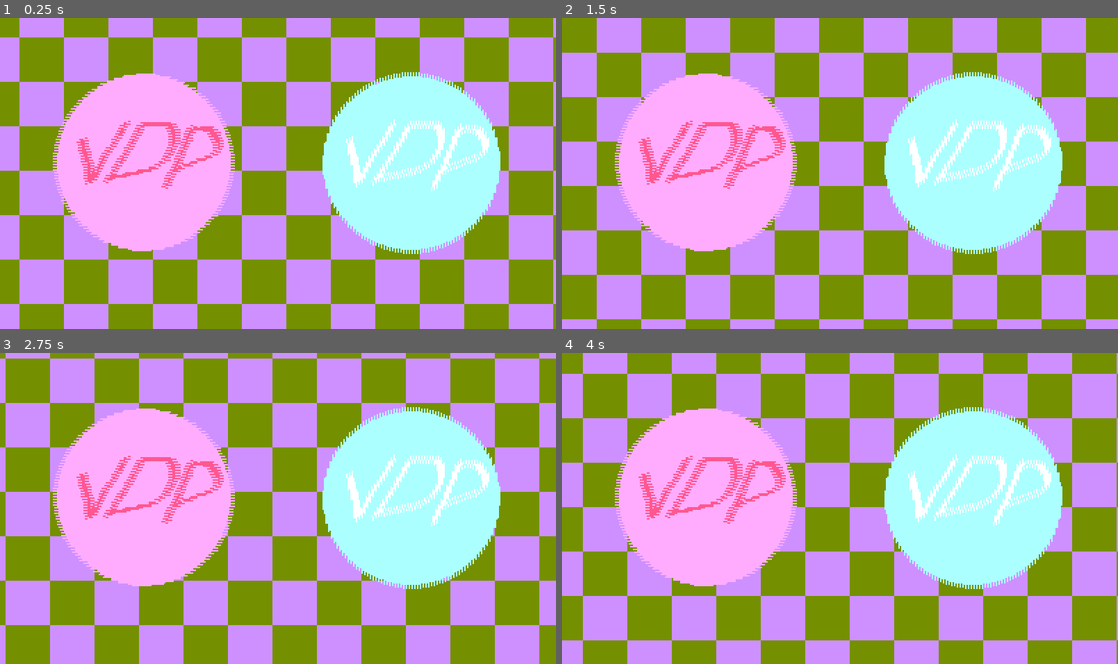
Above: before the commit, frames 1-4 (two rows, left to right).
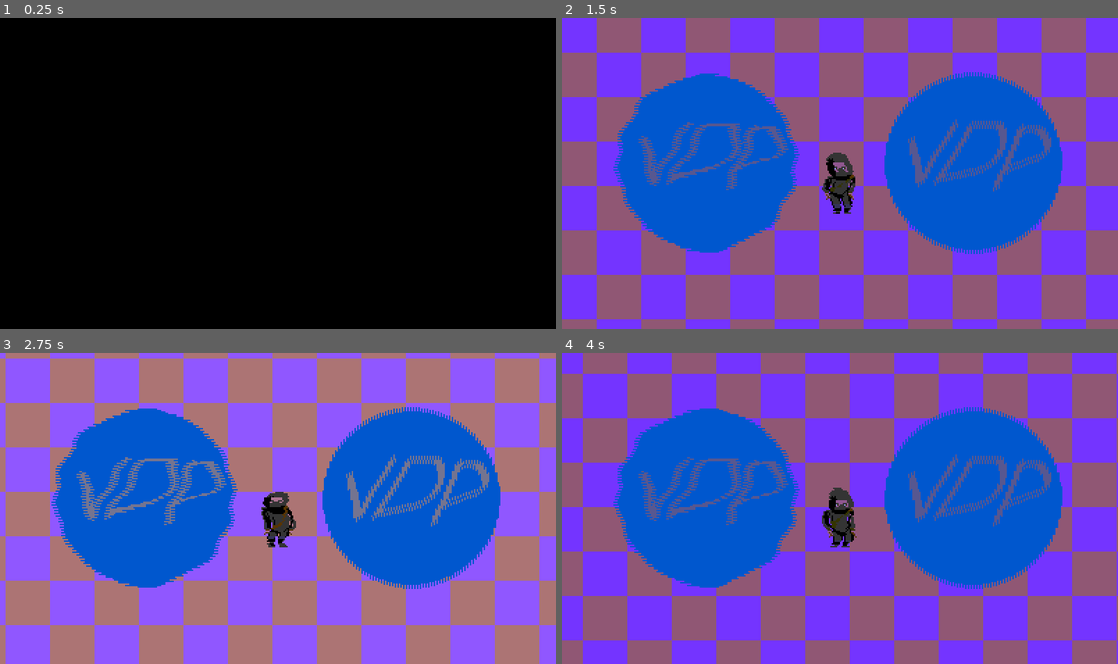
Above: after the commit, the same moments.

Repository: cybersurgeon-dev/genesis
Game: Godot game, scene res://SYSTEM/CORE.tscn
Same seed, same stepped clock (60 frames per second), same inputs: the game is played once before the commit and once after it.
Inputs:
- Up to frame 1 (0.25 s): no input
- Up to frame 2 (1.5 s): hold Right (P1_DPAD_RIGHT, bound only after the commit) 0.53-1.28 s; hold Left (P1_DPAD_LEFT, bound only after the commit) from 1.28 s (still down)
- Up to frame 3 (2.75 s): release Left (P1_DPAD_LEFT, bound only after the commit) at 2.03 s; hold Right (P1_DPAD_RIGHT, bound only after the commit) from 2.03 s (still down)
- Up to frame 4 (4 s): release Right (P1_DPAD_RIGHT, bound only after the commit) at 3.53 s; hold Left (P1_DPAD_LEFT, bound only after the commit) from 3.53 s (still down)

The runs differ from the first frame. In frame 1, 100% of the frame differs, in the area x 0-100%, y 0-100%; in frame 2, 100%; in frame 3, 100%; in frame 4, 100%.

Commit message:
:star: feat: add Sine Wave effect to VDPFX :star: feat: add SonicFade effect to VDP :star: feat: add fullscreen mode switch (Alt+Enter) :star: feat: add option to disable hardware colors and SonicFade :star: feat: add Player1 keyboard binds :racehorse: perf: optimize VDP palette updating :bug: fix: fix VDP round_color function :lollipop: example: add ninja sprite for VDP testing :lollipop: example: add some VDP_TESTING code :wrench: config: switch to Compatibility (OpenGL) Mode

Diff:
--- a/SCENES/VDP_TESTING/CHECKERBOARD_BG.tscn
+++ b/SCENES/VDP_TESTING/CHECKERBOARD_BG.tscn
@@ -1,8 +1,10 @@
-[gd_scene load_steps=6 format=4 uid="uid://br8c3cmbd3il1"]
+[gd_scene load_steps=8 format=4 uid="uid://br8c3cmbd3il1"]
 
 [ext_resource type="Texture2D" uid="uid://da71jglp6y60e" path="res://SCENES/VDP_TESTING/CHECKERBOARD.bmp" id="1_4tlcm"]
+[ext_resource type="Script" uid="uid://24usf2lhvnd8" path="res://SCENES/VDP_TESTING/checkerboard_bg.gd" id="1_s3b2w"]
 [ext_resource type="Script" uid="uid://d27li18xfp152" path="res://SYSTEM/COMPONENTS/VDP/VDP_OBJECT.gd" id="2_m2p2c"]
 [ext_resource type="Texture2D" uid="uid://d4jq73jhahcqr" path="res://SCENES/VDP_TESTING/CIRCLE.bmp" id="3_1ovr6"]
+[ext_resource type="Texture2D" uid="uid://c4b0dq2ih021x" path="res://SCENES/VDP_TESTING/ninja.png" id="4_e3u0y"]
 
 [sub_resource type="TileSetAtlasSource" id="TileSetAtlasSource_ammmc"]
 texture = ExtResource("1_4tlcm")
@@ -15,6 +17,7 @@
 sources/0 = SubResource("TileSetAtlasSource_ammmc")
 
 [node name="CheckerboardBg" type="Node2D"]
+script = ExtResource("1_s3b2w")
 
 [node name="BG_PARALLAX" type="Parallax2D" parent="."]
 repeat_size = Vector2(448, 256)
@@ -36,8 +39,10 @@
 
 [node name="VDPObject" type="Node2D" parent="Circle"]
 script = ExtResource("2_m2p2c")
-palette = 2
+palette = 1
 offset_power = Vector2i(3, 0)
+wave_coeff = 0.01
+wave_amplitude = 4.0
 metadata/_custom_type_script = "uid://d27li18xfp152"
 
 [node name="Circle2" type="Sprite2D" parent="."]
@@ -49,3 +54,14 @@
 palette = 1
 offset_power = Vector2i(0, 3)
 metadata/_custom_type_script = "uid://d27li18xfp152"
+
+[node name="Character" type="Sprite2D" parent="."]
+position = Vector2(201, 114)
+texture = ExtResource("4_e3u0y")
+
+[node name="VDPObject" type="Node2D" parent="Character"]
+script = ExtResource("2_m2p2c")
+palette = 2
+wave_coeff = 0.025
+wave_amplitude = 4.0
+metadata/_custom_type_script = "uid://d27li18xfp152"
--- /dev/null
+++ b/SCENES/VDP_TESTING/checkerboard_bg.gd
@@ -0,0 +1,14 @@
+extends Node2D
+
+
+# Called when the node enters the scene tree for the first time.
+func _ready() -> void:
+	pass # Replace with function body.
+
+
+# Called every frame. 'delta' is the elapsed time since the previous frame.
+func _process(delta: float) -> void:
+	$Circle/VDPObject.wave_offset += delta*5
+	$Circle/VDPObject.update_offset()
+	$Character/VDPObject.wave_offset += delta*3
+	$Character/VDPObject.update_offset()
--- a/SYSTEM/COMPONENTS/CORE.gd
+++ b/SYSTEM/COMPONENTS/CORE.gd
@@ -3,3 +3,39 @@
 func _ready():
 	VDP.SET_MODE(50,28)
 	get_tree().change_scene_to_file("res://SCENES/VDP_TESTING/CHECKERBOARD_BG.tscn")
+	VDP.CRAM[2][1] = VDP.round_color(Color('2c1c20'))
+	VDP.CRAM[2][2] = VDP.round_color(Color('100e10'))
+	VDP.CRAM[2][3] = VDP.round_color(Color("b26e42ff"))
+	VDP.CRAM[2][4] = VDP.round_color(Color('412828'))
+	VDP.CRAM[2][5] = VDP.round_color(Color('ffffff'))
+	VDP.CRAM[2][6] = VDP.round_color(Color('b74b21'))
+	VDP.CRAM[2][7] = VDP.round_color(Color('f98d52'))
+	VDP.CRAM[2][8] = VDP.round_color(Color('696682'))
+
+	VDP.CRAM[2][1] = VDP.round_color(Color("2c1c20"))
+	VDP.CRAM[2][2] = VDP.round_color(Color("0e0b12ff"))
+	VDP.CRAM[2][3] = VDP.round_color(Color("fcb490"))
+	VDP.CRAM[2][4] = VDP.round_color(Color('412828'))
+	VDP.CRAM[2][5] = VDP.round_color(Color('ffffff'))
+	VDP.CRAM[2][6] = VDP.round_color(Color("742c10ff"))
+	VDP.CRAM[2][7] = VDP.round_color(Color("8e400bff"))
+	VDP.CRAM[2][8] = VDP.round_color(Color("464646ff"))
+	VDP.update_palette()
+
+func _process(delta: float) -> void:
+	if Input.is_action_pressed("P1_DPAD_RIGHT"):
+		VDP.fade_value += delta
+		VDP.fade_value = clamp(VDP.fade_value,0,1)
+		VDP.update_palette()
+	if Input.is_action_pressed("P1_DPAD_LEFT"):
+		VDP.fade_value -= delta
+		VDP.fade_value = clamp(VDP.fade_value,0,1)
+		VDP.update_palette()
+
+
+func _input(_event):
+	if Input.is_action_just_pressed("TOGGLE_FULLSCREEN"):
+		if DisplayServer.window_get_mode() == DisplayServer.WINDOW_MODE_WINDOWED or DisplayServer.window_get_mode() == DisplayServer.WINDOW_MODE_MAXIMIZED:
+			DisplayServer.window_set_mode(DisplayServer.WINDOW_MODE_FULLSCREEN)
+		elif DisplayServer.window_get_mode() == DisplayServer.WINDOW_MODE_FULLSCREEN:
+			DisplayServer.window_set_mode(DisplayServer.WINDOW_MODE_WINDOWED)
--- a/SYSTEM/COMPONENTS/VDP/VDP.gd
+++ b/SYSTEM/COMPONENTS/VDP/VDP.gd
@@ -5,27 +5,32 @@
 const palette_size = 16
 const palette_count = 4
 const color_ramp = [0,52,87,116,144,172,206,255]
-
+var fade_value:float = 0
+var fade_blue:bool = true
+var hardware_colors = true
 var CRAM = []
 var PALETTES = []
 
-func _init() -> void:
+func _ready() -> void:
 	generate_palette()
 	var clear_color = CRAM[0][0]
 	clear_color.a = 1 # CLEAR COLOR IS NOT TRANSPARENT
 	RenderingServer.set_default_clear_color(clear_color)
 	update_palette()
 
-func round_color(color: Color): # PICKING THE CLOSEST COLOR TO THE VDP'S COLORS
-	for channel in 3:
-		var closest_color = color_ramp[0]
-		for i in color_ramp:
-			if abs(color[channel]*255 - closest_color) > abs(color[channel]*255 - i):
-				closest_color = i/255.0
-		color[channel] = closest_color
+func round_color(color: Color):
+	if hardware_colors == true: # PICKING THE CLOSEST COLOR TO THE VDP'S COLORS
+		for channel in 3:
+			var closest_color:float = color_ramp[0]/255.0 # FIXED COLOR RAMP ALGORITHM
+			for i in color_ramp:
+				if abs(color[channel]*255 - closest_color*255) > abs(color[channel]*255 - i):
+					closest_color = i/255.0
+			color[channel] = closest_color
 	return color
 
 func generate_palette():
+	CRAM = []
+	PALETTES = []
 	# REGISTER PALETTES IN CRAM
 	for palette in palette_count:
 		CRAM.append([])
@@ -40,9 +45,15 @@
 
 func update_palette():
 	for palette in len(CRAM):
+		var material:ShaderMaterial = PALETTES[palette]
 		for color in len(CRAM[palette]):
-			var material:ShaderMaterial = PALETTES[palette]
-			material.set_shader_parameter("C"+str(color),CRAM[palette][color]) # SYNC GODOT MATERIAL WITH CRAM
+			var color_value = CRAM[palette][color]
+			if fade_blue:
+				material.set_shader_parameter("C"+str(color),round_color(Color(color_value.r*min(1,fade_value), color_value.g*fade_value, color_value.b*min(1,fade_value*4)))) # SYNC GODOT MATERIAL WITH CRAM + SONICFADE
+			else:
+				material.set_shader_parameter("C"+str(color),round_color(Color(color_value.r*min(1,fade_value), color_value.g*min(1,fade_value), color_value.b*min(1,fade_value)))) # SYNC GODOT MATERIAL WITH CRAM + NORMALFADE
+		material.set_shader_parameter("C0",Color(0,0,0,0))
+		get_tree().call_group("VDP_PALETTE_"+str(palette),"update_shader")
 
 func SET_MODE(H,V):
 	var resolution = Vector2(tile_size * H, tile_size * V) # SETTING THE HXX RESOLUTION (ex. H40)
--- a/SYSTEM/COMPONENTS/VDP/VDP_OBJECT.gd
+++ b/SYSTEM/COMPONENTS/VDP/VDP_OBJECT.gd
@@ -3,8 +3,22 @@
 
 @export var palette:int
 @export var offset_power:Vector2i
+@export var wave_coeff:float = 0
+@export var wave_amplitude:float = 1
+@export var wave_offset:float = 0
+var mat:ShaderMaterial
 
-func _process(_delta: float) -> void: #VDPFX WITH GLOBAL CRAM
-	var mat:ShaderMaterial = VDP.PALETTES[palette].duplicate()
+func _ready() -> void:
+	add_to_group("VDP_PALETTE_"+str(palette))
+	update_shader()
+
+func update_shader() -> void: #VDPFX WITH GLOBAL CRAM
+	mat = VDP.PALETTES[palette].duplicate()
+	update_offset()
+	get_parent().material = mat
+
+func update_offset():
 	mat.set_shader_parameter('offset_power', offset_power)
-	get_parent().material = mat
+	mat.set_shader_parameter('wave_coeff', wave_coeff)
+	mat.set_shader_parameter('wave_amplitude', wave_amplitude)
+	mat.set_shader_parameter('wave_offset', wave_offset)
--- a/SYSTEM/COMPONENTS/VDP/VDP_OBJECT.gdshader
+++ b/SYSTEM/COMPONENTS/VDP/VDP_OBJECT.gdshader
@@ -18,6 +18,9 @@
 uniform vec4 C15 : source_color;
 uniform float fade_value = 0;
 uniform vec2 offset_power;
+uniform float wave_amplitude = 1;
+uniform float wave_coeff = 0;
+uniform float wave_offset = 0;
 
 void fragment(){
 	vec4 referenceColors[16];
@@ -40,7 +43,10 @@
 
 	vec4 textureColor = texture(TEXTURE, UV);
 	vec2 even = vec2(float(int((UV.y*float(textureSize(TEXTURE, 0).y)))%2*2-1), float(int((UV.x*float(textureSize(TEXTURE, 0).x)))%2*2-1));
-	vec4 offset_texture = texture(TEXTURE, UV  + (even * offset_power/2.0/vec2(float(textureSize(TEXTURE, 0).x),float(textureSize(TEXTURE,0).y))  ));
+	// VDPFX OFFSET
+	// vec4 offset_texture = texture(TEXTURE, UV  + (even * offset_power/2.0/vec2(float(textureSize(TEXTURE, 0).x),float(textureSize(TEXTURE,0).y))  ));
+
+	// VDPFX OFFSET + WAVE
+	vec4 offset_texture = texture(TEXTURE, UV +(even * offset_power/2.0/vec2(float(textureSize(TEXTURE, 0).x),float(textureSize(TEXTURE,0).y))) + wave_coeff*sin(float(textureSize(TEXTURE, 0).y)*UV.y/wave_amplitude + wave_offset));
 	COLOR = referenceColors[int(floor(offset_texture.r * float(16)))].rgba;
-	//COLOR = offset_texture;
 }
--- a/project.godot
+++ b/project.godot
@@ -28,10 +28,88 @@
 
 window/size/viewport_width=400
 window/size/viewport_height=224
+window/subwindows/embed_subwindows=false
 window/stretch/mode="viewport"
+
+[global_group]
+
+VDP_PALETTE_0=""
+VDP_PALETTE_1=""
+VDP_PALETTE_2=""
+VDP_PALETTE_3=""
+
+[input]
+
+P1_DPAD_DOWN={
+"deadzone": 0.2,
+"events": [Object(InputEventKey,"resource_local_to_scene":false,"resource_name":"","device":-1,"window_id":0,"alt_pressed":false,"shift_pressed":false,"ctrl_pressed":false,"meta_pressed":false,"pressed":false,"keycode":0,"physical_keycode":4194322,"key_label":0,"unicode":0,"location":0,"echo":false,"script":null)
+]
+}
+P1_DPAD_UP={
+"deadzone": 0.2,
+"events": [Object(InputEventKey,"resource_local_to_scene":false,"resource_name":"","device":-1,"window_id":0,"alt_pressed":false,"shift_pressed":false,"ctrl_pressed":false,"meta_pressed":false,"pressed":false,"keycode":0,"physical_keycode":4194320,"key_label":0,"unicode":0,"location":0,"echo":false,"script":null)
+]
+}
+P1_DPAD_RIGHT={
+"deadzone": 0.2,
+"events": [Object(InputEventKey,"resource_local_to_scene":false,"resource_name":"","device":-1,"window_id":0,"alt_pressed":false,"shift_pressed":false,"ctrl_pressed":false,"meta_pressed":false,"pressed":false,"keycode":0,"physical_keycode":4194321,"key_label":0,"unicode":0,"location":0,"echo":false,"script":null)
+]
+}
+P1_A={
+"deadzone": 0.2,
+"events": [Object(InputEventKey,"resource_local_to_scene":false,"resource_name":"","device":-1,"window_id":0,"alt_pressed":false,"shift_pressed":false,"ctrl_pressed":false,"meta_pressed":false,"pressed":false,"keycode":0,"physical_keycode":90,"key_label":0,"unicode":122,"location":0,"echo":false,"script":null)
+]
+}
+P1_B={
+"deadzone": 0.2,
+"events": [Object(InputEventKey,"resource_local_to_scene":false,"resource_name":"","device":-1,"window_id":0,"alt_pressed":false,"shift_pressed":false,"ctrl_pressed":false,"meta_pressed":false,"pressed":false,"keycode":0,"physical_keycode":88,"key_label":0,"unicode":120,"location":0,"echo":false,"script":null)
+]
+}
+P1_C={
+"deadzone": 0.2,
+"events": [Object(InputEventKey,"resource_local_to_scene":false,"resource_name":"","device":-1,"window_id":0,"alt_pressed":false,"shift_pressed":false,"ctrl_pressed":false,"meta_pressed":false,"pressed":false,"keycode":0,"physical_keycode":67,"key_label":0,"unicode":99,"location":0,"echo":false,"script":null)
+]
+}
+P1_X={
+"deadzone": 0.2,
+"events": [Object(InputEventKey,"resource_local_to_scene":false,"resource_name":"","device":-1,"window_id":0,"alt_pressed":false,"shift_pressed":false,"ctrl_pressed":false,"meta_pressed":false,"pressed":false,"keycode":0,"physical_keycode":65,"key_label":0,"unicode":97,"location":0,"echo":false,"script":null)
+]
+}
+P1_Y={
+"deadzone": 0.2,
+"events": [Object(InputEventKey,"resource_local_to_scene":false,"resource_name":"","device":-1,"window_id":0,"alt_pressed":false,"shift_pressed":false,"ctrl_pressed":false,"meta_pressed":false,"pressed":false,"keycode":0,"physical_keycode":83,"key_label":0,"unicode":115,"location":0,"echo":false,"script":null)
+]
+}
+P1_Z={
+"deadzone": 0.2,
+"events": [Object(InputEventKey,"resource_local_to_scene":false,"resource_name":"","device":-1,"window_id":0,"alt_pressed":false,"shift_pressed":false,"ctrl_pressed":false,"meta_pressed":false,"pressed":false,"keycode":0,"physical_keycode":68,"key_label":0,"unicode":100,"location":0,"echo":false,"script":null)
+]
+}
+P1_START={
+"deadzone": 0.2,
+"events": [Object(InputEventKey,"resource_local_to_scene":false,"resource_name":"","device":-1,"window_id":0,"alt_pressed":false,"shift_pressed":false,"ctrl_pressed":false,"meta_pressed":false,"pressed":false,"keycode":0,"physical_keycode":4194309,"key_label":0,"unicode":0,"location":0,"echo":false,"script":null)
+]
+}
+P1_DPAD_LEFT={
+"deadzone": 0.2,
+"events": [Object(InputEventKey,"resource_local_to_scene":false,"resource_name":"","device":-1,"window_id":0,"alt_pressed":false,"shift_pressed":false,"ctrl_pressed":false,"meta_pressed":false,"pressed":false,"keycode":0,"physical_keycode":4194319,"key_label":0,"unicode":0,"location":0,"echo":false,"script":null)
+]
+}
+P1_MODE={
+"deadzone": 0.2,
+"events": [Object(InputEventKey,"resource_local_to_scene":false,"resource_name":"","device":-1,"window_id":0,"alt_pressed":false,"shift_pressed":false,"ctrl_pressed":false,"meta_pressed":false,"pressed":false,"keycode":0,"physical_keycode":70,"key_label":0,"unicode":102,"location":0,"echo":false,"script":null)
+]
+}
+TOGGLE_FULLSCREEN={
+"deadzone": 0.2,
+"events": [Object(InputEventKey,"resource_local_to_scene":false,"resource_name":"","device":-1,"window_id":0,"alt_pressed":true,"shift_pressed":false,"ctrl_pressed":false,"meta_pressed":false,"pressed":false,"keycode":0,"physical_keycode":4194309,"key_label":0,"unicode":0,"location":0,"echo":false,"script":null)
+]
+}
 
 [rendering]
 
 textures/canvas_textures/default_texture_filter=0
+renderer/rendering_method="gl_compatibility"
+renderer/rendering_method.mobile="gl_compatibility"
 textures/decals/filter=0
 textures/light_projectors/filter=0
Not shown, added: SCENES/VDP_TESTING/checkerboard_bg.gd.uid
Binary file added: SCENES/VDP_TESTING/ninja.png
Not shown, added: SCENES/VDP_TESTING/ninja.png.import
Not shown, added: export_presets.cfg
